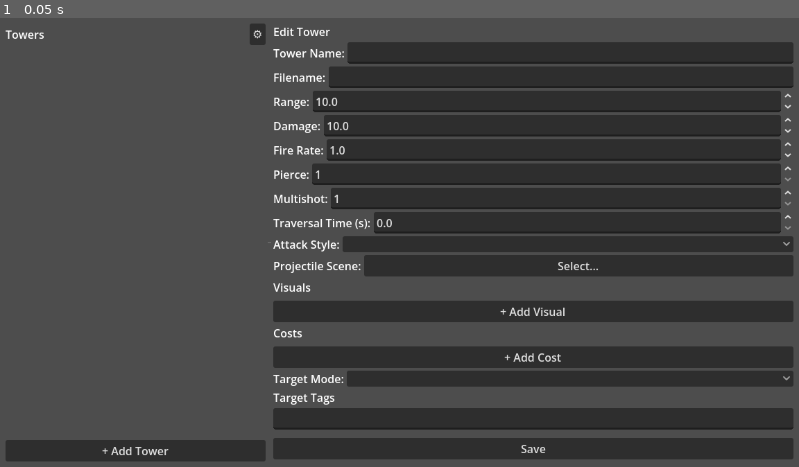
Above: before the commit, frame 1.
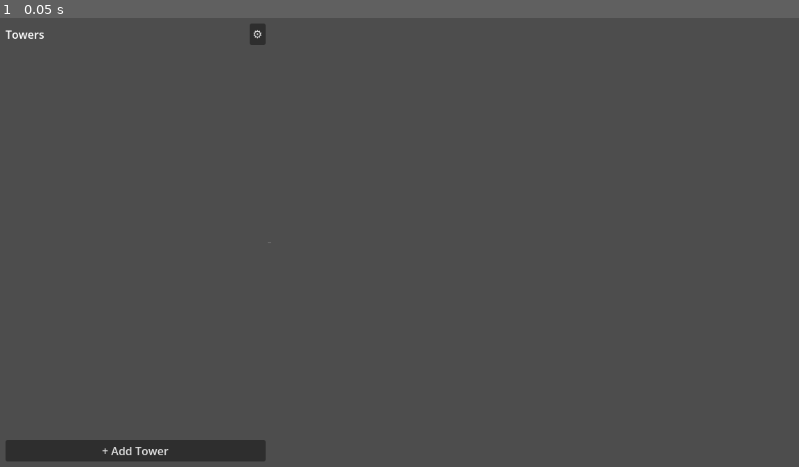
Above: after the commit, the same moment.

Repository: Demigirlboss0/GodoTD
Game: Godot game, scene res://tower_roster/main_panel.tscn
The game is run twice, just before and just after one commit, with the same random seed, the same clock (stepped at 60 frames per second) and the same inputs. The project has no main scene, so this scene is started directly.
Inputs:
- Up to frame 1 (0.05 s): no input

The runs differ from the first frame. In frame 1, 41% of the frame differs, in the area x 34-100%, y 2-99%.
Error after the commit: Invalid call. Nonexistent function 'get_all_tower_resources' in base 'Nil'. (res://tower_roster/main_panel.gd:81)

Commit message:
Fix tower roster plugin paths and embed settings in enemy roster UI
- Fixed incorrect path in tower_roster/plugin.gd (addons/tower_roster/addons -> tower_roster)
- Fixed script path reference in tower_roster/main_panel.tscn
- Moved settings panel inline in enemy roster (right side, separated by VSeparator)
- Removed separate settings button/popup window

Diff:
--- a/tower_roster/main_panel.tscn
+++ b/tower_roster/main_panel.tscn
@@ -1,6 +1,6 @@
 [gd_scene load_steps=2 format=3 uid="uid://cxq1v2p5y4t8"]
 
-[ext_resource type="Script" path="res://addons/tower_roster/addons/main_panel.gd" id="1_main"]
+[ext_resource type="Script" path="res://tower_roster/main_panel.gd" id="1_main"]
 
 [node name="MainPanel" type="Control"]
 layout_mode = 3
--- a/tower_roster/plugin.gd
+++ b/tower_roster/plugin.gd
@@ -117,7 +117,7 @@
 		get_editor_interface().get_resource_filesystem().scan()
 
 func _add_main_panel() -> void:
-	main_panel = preload("res://addons/tower_roster/addons/main_panel.tscn").instantiate()
+	main_panel = preload("res://tower_roster/main_panel.tscn").instantiate()
 	main_panel.set("plugin", self)
 	main_panel.set("settings", settings)
 	add_control_to_bottom_panel(main_panel, "Tower Roster")
Not shown, changed: addons/enemy_roster/main_panel.gd
